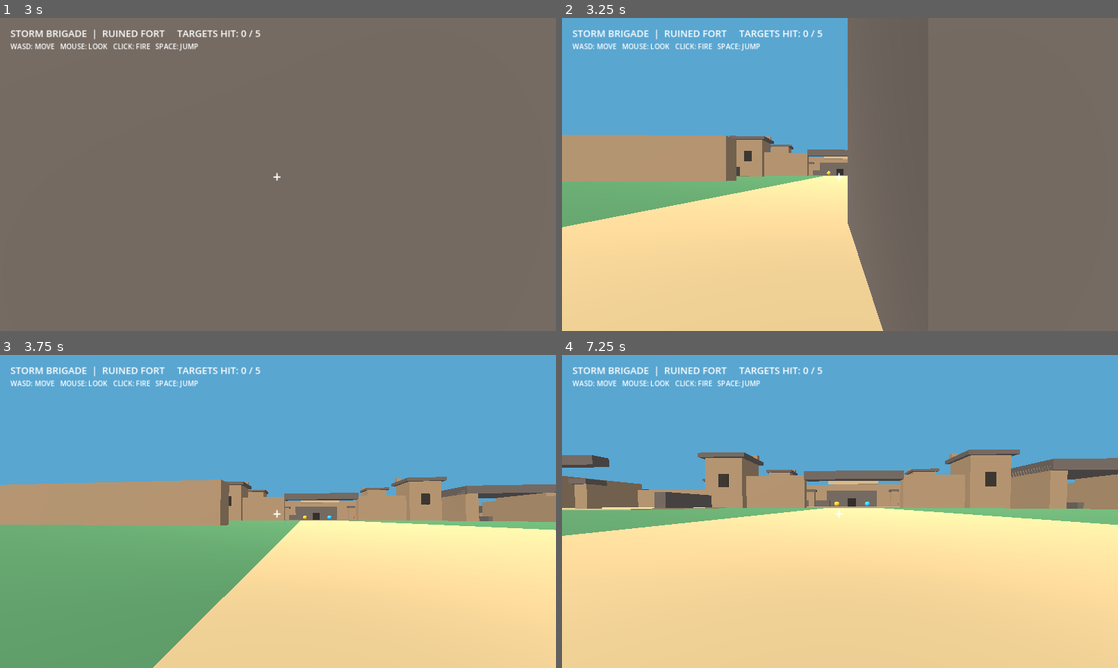
Above: before the commit, frames 1-4 (two rows, left to right).
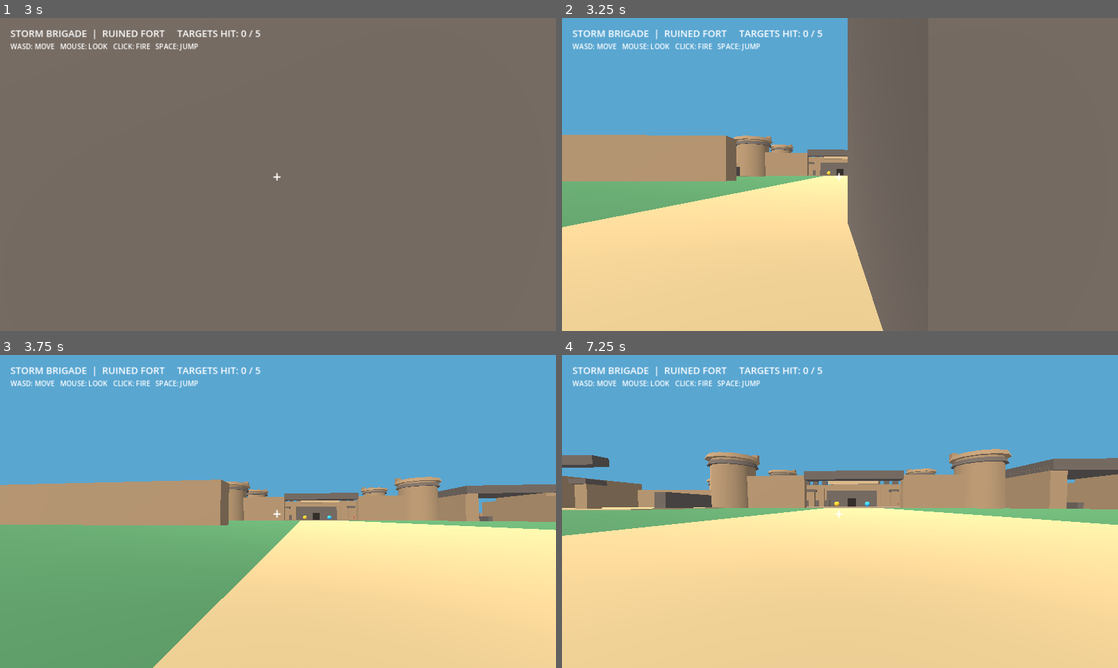
Above: after the commit, the same moments.

Repository: BahuBali1111/Storm-Brigade-
Game: Godot game, scene res://scenes/main.tscn
Same seed, same stepped clock (60 frames per second), same inputs: the game is played once before the commit and once after it.
Inputs (mouse positions are in pixels of both pictures, inside the frame that each line leads up to):
- Up to frame 1 (3 s): tap Enter at 0.5, 2.75 s; move the mouse to (272, 180) at 0.52 s; hold W (move_forward) 0.53-2.78 s; click (272, 180) at 0.67 s; tap Space (jump) at 0.77, 1.52, 2 s; move the mouse to (316, 177) at 1.27 s; move the mouse to (233, 171) at 2.02 s; move the mouse to (283, 174) at 2.77 s; hold A (move_left) from 2.78 s (still down); click (283, 174) at 2.92 s
- Up to frame 2 (3.25 s): keep holding A (move_left); tap Space (jump) at 3.02 s
- Up to frame 3 (3.75 s): move the mouse to (255, 505) at 3.52 s; release A (move_left) at 3.53 s; hold W (move_forward) from 3.53 s (still down)
- Up to frame 4 (7.25 s): tap Space (jump) at 3.77, 4.52, 6.02, 6.77 s; move the mouse to (867, 511) at 4.27 s; move the mouse to (812, 511) at 5.02 s; click (812, 511) at 5.17 s; move the mouse to (851, 505) at 5.77 s; release W (move_forward) at 5.78 s; hold D (move_right) 5.78-6.53 s; move the mouse to (834, 517) at 6.52 s; hold W (move_forward) from 6.53 s (still down)

Frame 1 is identical in both runs. In frame 2, 0.4% of the frame differs, in the area x 10-51%, y 37-64%; in frame 3, 0.7%; in frame 4, 1.6%, in the area x 13-88%, y 30-50%.

Commit message:
Improve castle silhouettes and replace flat boundary walls with rocky ridges

Diff:
--- a/scripts/main.gd
+++ b/scripts/main.gd
@@ -37,10 +37,11 @@
 	_box("North road", Vector3(0, 0.02, -35), Vector3(100, 0.05, 12), SAND)
 
 	# Outer battlefield boundary walls and corner watch posts.
-	_box("North boundary", Vector3(0, 3, -69), Vector3(140, 6, 2), DARK_STONE)
-	_box("South boundary", Vector3(0, 3, 69), Vector3(140, 6, 2), DARK_STONE)
-	_box("West boundary", Vector3(-69, 3, 0), Vector3(2, 6, 140), DARK_STONE)
-	_box("East boundary", Vector3(69, 3, 0), Vector3(2, 6, 140), DARK_STONE)
+	# Natural rocky perimeter instead of giant flat box walls.
+	_rock_ridge(Vector3(0, -1, -68), Vector3(145, 7, 9))
+	_rock_ridge(Vector3(0, -1, 68), Vector3(145, 7, 9))
+	_rock_ridge(Vector3(-68, -1, 0), Vector3(9, 7, 145))
+	_rock_ridge(Vector3(68, -1, 0), Vector3(9, 7, 145))
 	_watch_tower(Vector3(-57, 0, -56), 11)
 	_watch_tower(Vector3(57, 0, -56), 11)
 	_watch_tower(Vector3(-57, 0, 56), 11)
@@ -69,6 +70,14 @@
 	_watch_tower(Vector3(31, 0, -59), 15)
 	_watch_tower(Vector3(-31, 0, -19), 12)
 	_watch_tower(Vector3(31, 0, -19), 12)
+	# Stone courses, arrow slits and crenellations make the fort read as masonry.
+	for x in range(-28, 29, 4):
+		_box("North wall merlon", Vector3(x, 10.8, -60), Vector3(2.2, 1.8, 2.2), DARK_STONE)
+	for x in [-22, -14, 14, 22]:
+		_box("Fort arrow slit", Vector3(x, 5.8, -17.35), Vector3(0.65, 2.0, 0.2), Color(0.16, 0.12, 0.09))
+	for z in [-53, -45, -37, -29]:
+		_box("Keep side buttress", Vector3(-9.3, 3, z), Vector3(1.4, 6, 1.5), STONE)
+		_box("Keep side buttress", Vector3(9.3, 3, z), Vector3(1.4, 6, 1.5), STONE)
 
 	# Inner keep and a damaged tower-like structure.
 	_box("Fort keep lower", Vector3(0, 3, -47), Vector3(18, 6, 14), DARK_STONE)
@@ -125,11 +134,58 @@
 	_box("House roof remains", pos + Vector3(-1, 4.5, -1), Vector3(width * 0.55, 0.8, depth), DARK_STONE)
 
 func _watch_tower(pos: Vector3, height: float) -> void:
-	_box("Fort watch tower base", pos + Vector3(0, height / 2.0, 0), Vector3(9, height, 9), STONE)
-	_box("Tower top platform", pos + Vector3(0, height + 0.5, 0), Vector3(11, 1, 11), DARK_STONE)
+	_cylinder("Round stone tower", pos + Vector3(0, height / 2.0, 0), 5.2, height, STONE)
+	_cylinder("Tower upper band", pos + Vector3(0, height - 1.0, 0), 5.6, 1.0, DARK_STONE)
+	_cylinder("Tower parapet", pos + Vector3(0, height + 0.5, 0), 6.0, 1.0, STONE)
 	for x in [-4, 0, 4]:
 		_box("Tower merlon", pos + Vector3(x, height + 1.5, -4), Vector3(1.5, 2, 1.5), STONE)
 	_box("Tower damaged opening", pos + Vector3(0, height * 0.55, 4.56), Vector3(2.4, 3.2, 0.15), Color(0.18, 0.15, 0.12))
+
+func _cylinder(label: String, pos: Vector3, radius: float, height: float, tint: Color) -> void:
+	var body := StaticBody3D.new()
+	body.name = label
+	body.position = pos
+	add_child(body)
+	var mesh_instance := MeshInstance3D.new()
+	var mesh := CylinderMesh.new()
+	mesh.top_radius = radius
+	mesh.bottom_radius = radius * 1.08
+	mesh.height = height
+	mesh.radial_segments = 12
+	mesh_instance.mesh = mesh
+	var mat := StandardMaterial3D.new()
+	mat.albedo_color = tint
+	mat.roughness = 0.95
+	mesh_instance.material_override = mat
+	body.add_child(mesh_instance)
+	var collision := CollisionShape3D.new()
+	var shape := CylinderShape3D.new()
+	shape.radius = radius
+	shape.height = height
+	collision.shape = shape
+	body.add_child(collision)
+
+func _rock_ridge(pos: Vector3, size: Vector3) -> void:
+	var body := StaticBody3D.new()
+	body.name = "Rocky battlefield ridge"
+	body.position = pos
+	add_child(body)
+	var mesh_instance := MeshInstance3D.new()
+	var mesh := SphereMesh.new()
+	mesh.radius = 1.0
+	mesh.height = 2.0
+	mesh_instance.mesh = mesh
+	mesh_instance.scale = size * 0.5
+	var mat := StandardMaterial3D.new()
+	mat.albedo_color = DARK_STONE
+	mat.roughness = 1.0
+	mesh_instance.material_override = mat
+	body.add_child(mesh_instance)
+	var collision := CollisionShape3D.new()
+	var shape := BoxShape3D.new()
+	shape.size = size
+	collision.shape = shape
+	body.add_child(collision)
 
 func _pillar(label: String, pos: Vector3, height: float, tint: Color) -> void:
 	_box(label, pos + Vector3(0, height / 2.0, 0), Vector3(1.8, height, 1.8), tint)
